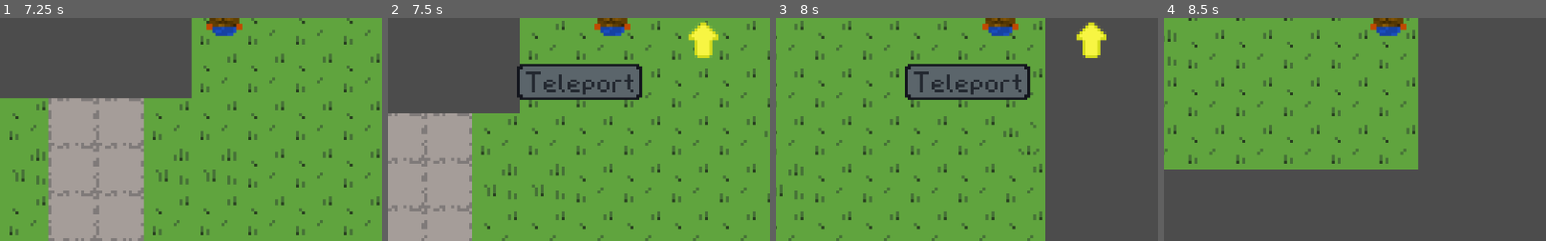
Above: before the commit, frames 1-4 (left to right).
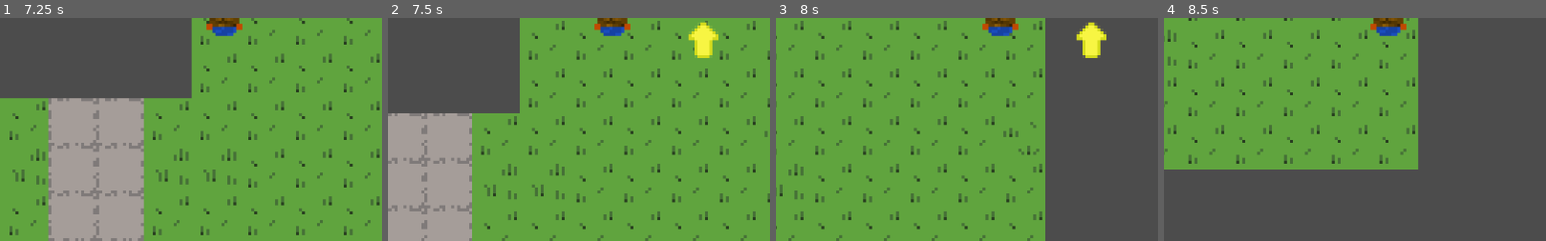
Above: after the commit, the same moments.

Repository: GenElectrovise/HillsSim22_Godot
Game: Godot game, scene res://levels/outside/outside_scene.tscn
Two runs of this game, one before a commit and one after it. Both use one fixed random seed, a clock stepped at 60 frames per second and the inputs below.
Inputs (mouse positions are % of the whole screen's width and height, from its top left):
- Up to frame 1 (7.25 s): tap Enter at 0.5 s; move the mouse to (66, 59) at 0.52 s; hold D (player_east) 0.53-1.28 s; tap E (player_interact) every 0.75 s from 0.6 to 6.6 s; click (66, 59) at 0.67 s; move the mouse to (30, 55) at 1.27 s; hold S (player_south) 1.28-2.03 s; click (30, 55) at 1.42 s; move the mouse to (60, 28) at 2.02 s; hold D (player_east) 2.03-2.78 s; click (60, 28) at 2.17 s; move the mouse to (45, 70) at 2.77 s; hold W (player_north) 2.78-3.53 s; click (45, 70) at 2.92 s; move the mouse to (80, 65) at 3.52 s; hold A (player_west) 3.53-5.03 s; click (80, 65) at 3.67 s; move the mouse to (20, 35) at 4.27 s; click (20, 35) at 4.42 s; move the mouse to (55, 50) at 5.02 s; hold S (player_south) 5.03-5.78 s; click (55, 50) at 5.17 s; move the mouse to (35, 25) at 5.77 s; hold D (player_east) 5.78-6.53 s; click (35, 25) at 5.92 s; move the mouse to (72, 45) at 6.52 s; hold W (player_north) from 6.53 s (still down); click (72, 45) at 6.67 s
- Up to frame 2 (7.5 s): move the mouse to (30, 55) at 7.27 s; release W (player_north) at 7.28 s; hold D (player_east) from 7.28 s (still down); tap E (player_interact) at 7.35 s; click (30, 55) at 7.42 s
- Up to frame 3 (8 s): keep holding D (player_east)
- Up to frame 4 (8.5 s): move the mouse to (60, 28) at 8.02 s; release D (player_east) at 8.03 s; hold S (player_south) from 8.03 s (still down); tap E (player_interact) at 8.1 s; click (60, 28) at 8.17 s
The pictures show only the part of the screen within x 21-71%, y 50-100%; the shares and areas given below are measured in that part.

Frame 1 is identical in both runs. In frame 2, 5.3% of the frame differs, in the area x 33-67%, y 20-37%; in frame 3, 5.3%; in frame 4, nothing differs.
Error before the commit: Invalid set index 'position' (on base: 'Nil') with value of type 'Vector2'. (res://entities/teleporter/teleporter.gd:38)

Commit message:
Less buggy teleporter

Diff:
--- a/entities/teleporter/teleporter.gd
+++ b/entities/teleporter/teleporter.gd
@@ -1,5 +1,12 @@
 extends Node2D
 
+onready var area = $Area2D
+onready var teleport = $TeleportSprite
+
+const DARK = Color(0.5, 0.5, 0.5)
+const LIGHT = Color(1, 1, 1)
+
+class_name Teleporter
 
 var destination_level
 var destination_position
@@ -9,8 +16,13 @@
 var player_in_area = false
 var is_hovered = false
 
-onready var area = $Area2D
-onready var teleport = $TeleportSprite
+func _ready():
+	teleport.visible = true
+	teleport.self_modulate = DARK
+	entering_entity = null
+	player_in_area = false
+	is_hovered = false
+	update()
 
 func _physics_process(delta):
 	if(is_hovered):
@@ -20,31 +32,31 @@
 		teleport.visible = false
 
 	if(player_in_area):
-		teleport.modulate = Color.white
+		teleport.self_modulate = LIGHT
 	else:
-		teleport.modulate = Color(0.5, 0.5, 0.5)
+		teleport.self_modulate = DARK
 
 func _on_Area2D_area_entered(area_e):
-	print("Entity entered area of teleporter")
-	player_in_area = true
-	entering_entity = area_e.get_parent()
+	if(area_e.get_parent() is Player):
+		print("Entity entered area of teleporter")
+		player_in_area = true
+		entering_entity = area_e.get_parent()
 
 func _on_Area2D_area_exited(area_e):
-	print("Entity left area of teleporter")
-	player_in_area = false
-	entering_entity = null
+	if(area_e.get_parent() is Player):
+		print("Entity left area of teleporter")
+		player_in_area = false
+		entering_entity = null
 
 func teleport(player):
-	player.position = Vector2.ZERO
-
+	if(player is Player):
+		player.position = Vector2.ZERO
 
 func _on_Area2D_mouse_entered():
 	is_hovered = true
 
-
 func _on_Area2D_mouse_exited():
 	is_hovered = false
-
 
 func _on_Area2D_input_event(viewport, event, shape_idx):
 	if(event is InputEventMouseButton):
--- a/levels/outside/outside_scene.tscn
+++ b/levels/outside/outside_scene.tscn
@@ -1,10 +1,9 @@
-[gd_scene load_steps=7 format=2]
+[gd_scene load_steps=6 format=2]
 
 [ext_resource path="res://levels/outside/outside_tiles.png" type="Texture" id=1]
 [ext_resource path="res://entities/player/player.tscn" type="PackedScene" id=2]
 [ext_resource path="res://quests/watch_birds/watch_birds.tscn" type="PackedScene" id=3]
 [ext_resource path="res://levels/outside/outside_scene.gd" type="Script" id=4]
-[ext_resource path="res://entities/teleporter/teleporter.tscn" type="PackedScene" id=5]
 
 [sub_resource type="TileSet" id=1]
 0/name = "outside_tiles.png 0"
@@ -437,11 +436,8 @@
 format = 1
 tile_data = PoolIntArray( -327690, 16, 0, -327689, 16, 0, -327688, 16, 0, -327687, 16, 0, -327686, 16, 0, -327685, 21,  …(3280 unchanged characters)…
 
-[node name="KinematicBody2D" parent="TileMap" instance=ExtResource( 3 )]
+[node name="Watch_Birds" parent="TileMap" instance=ExtResource( 3 )]
 position = Vector2( 41, -10 )
-
-[node name="Node2D" parent="TileMap" instance=ExtResource( 5 )]
-position = Vector2( 42, 14 )
 
 [node name="Player" parent="." instance=ExtResource( 2 )]
 
--- a/project.godot
+++ b/project.godot
@@ -13,9 +13,15 @@
 "class": "Player",
 "language": "GDScript",
 "path": "res://entities/player/player.gd"
+}, {
+"base": "Node2D",
+"class": "Teleporter",
+"language": "GDScript",
+"path": "res://entities/teleporter/teleporter.gd"
 } ]
 _global_script_class_icons={
-"Player": ""
+"Player": "",
+"Teleporter": ""
 }
 
 [application]
--- a/quests/watch_birds/watch_birds.gd
+++ b/quests/watch_birds/watch_birds.gd
@@ -1,4 +1,4 @@
-extends Node
+extends Node2D
 
 func _on_Area2D_area_entered(area):
 	print("Area entered")
--- a/quests/watch_birds/watch_birds.tscn
+++ b/quests/watch_birds/watch_birds.tscn
@@ -1,7 +1,8 @@
-[gd_scene load_steps=4 format=2]
+[gd_scene load_steps=5 format=2]
 
 [ext_resource path="res://quests/watch_birds/bird_nest.png" type="Texture" id=1]
 [ext_resource path="res://quests/watch_birds/watch_birds.gd" type="Script" id=2]
+[ext_resource path="res://entities/teleporter/teleporter.tscn" type="PackedScene" id=3]
 
 [sub_resource type="RectangleShape2D" id=1]
 
@@ -16,4 +17,6 @@
 [node name="CollisionShape2D" type="CollisionShape2D" parent="Area2D"]
 shape = SubResource( 1 )
 
+[node name="Teleporter" parent="." instance=ExtResource( 3 )]
+
 [connection signal="area_entered" from="Area2D" to="." method="_on_Area2D_area_entered"]
